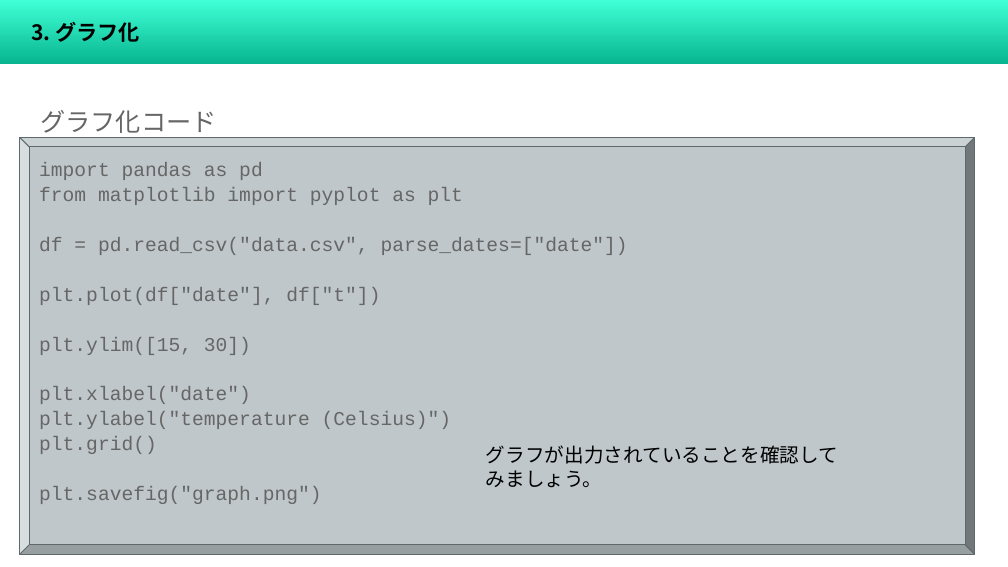
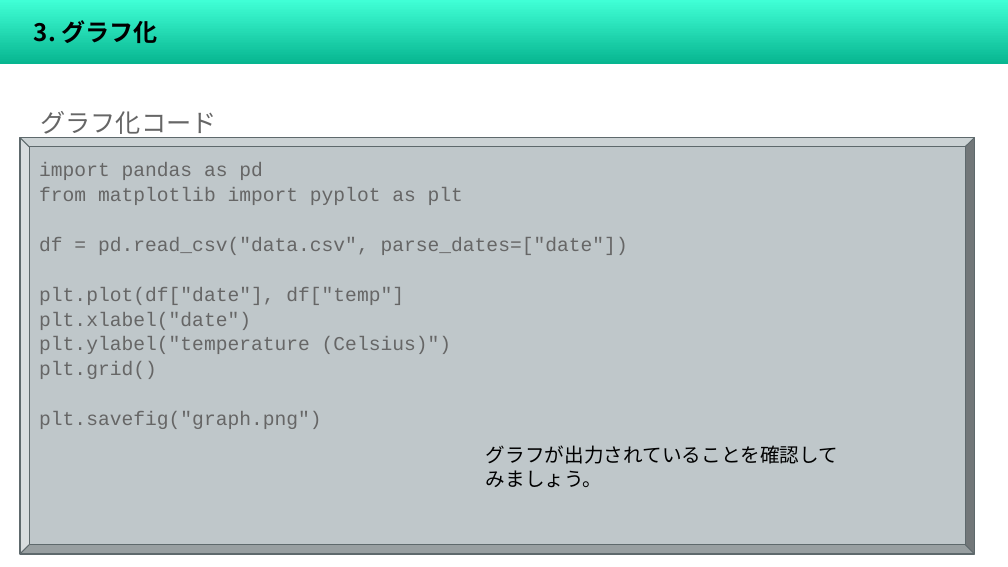
Before and after one commit to f-mio/ICTClub_uexc, a slide deck: slide 10 of 20210630_continuos_measure/20210630_ICT同好会.pptx. Drawn at 1008x567 pixels with LibreOffice and Linux fonts; fonts in the diff are those of the drawing. Boxes give left, top, right and bottom in pixels: in the first picture for what was removed or moved away, otherwise in the second. Text is boxed around its words. In the diff, an @@ line names an element or a change of style, - is before the commit and + after.

```diff
--- a/20210630_continuos_measure/20210630_ICT同好会.pptx
+++ b/20210630_continuos_measure/20210630_ICT同好会.pptx
@@ rectangle "3. グラフ化" at (x1=0, y1=0, x2=1008, y2=65): size 15.1 to 17.2 pt @@
@@ text in bevel at (x1=39, y1=287, x2=404, y2=305): text changed @@
-plt.plot(df["date"], df["t"])
-plt.ylim([15, 30])
+plt.plot(df["date"], df["temp"]
```
Also in this commit, not shown: 11 other slides changed, 7 other files.
